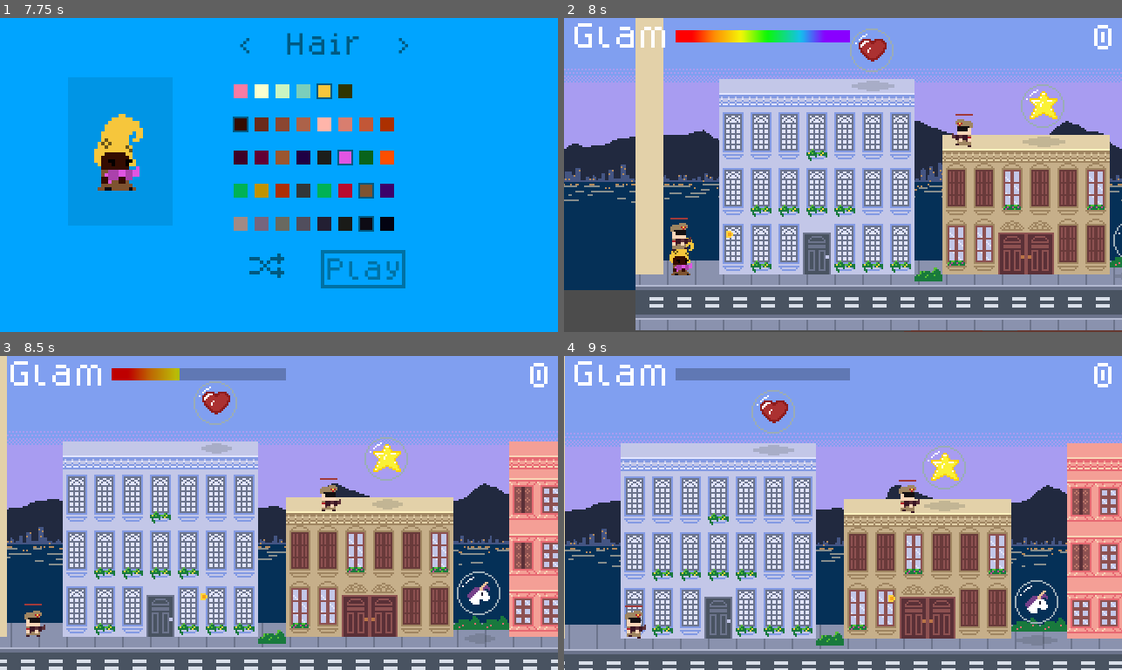
Above: before the commit, frames 1-4 (two rows, left to right).
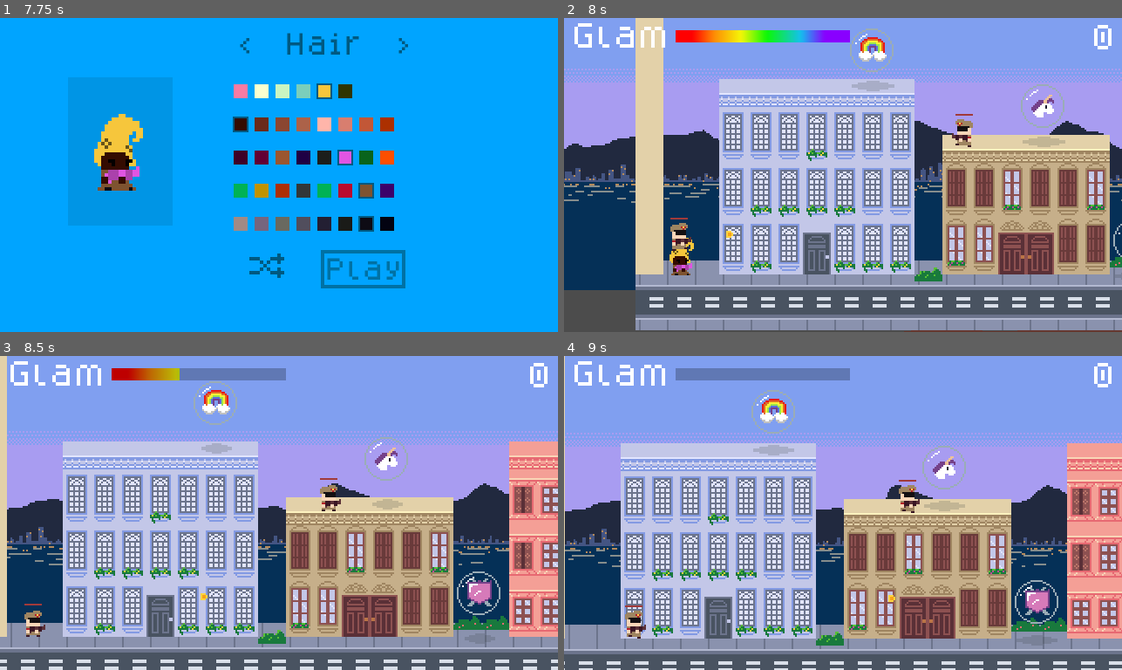
Above: after the commit, the same moments.

Repository: hamiltonromualdo/bring-ur-glam
Game: Godot game, scene res://src/UserInterface/TitleScreen.tscn
The game is run twice, just before and just after one commit, with the same random seed, the same clock (stepped at 60 frames per second) and the same inputs. Sound files missing from this copy of the repository are replaced by a short silence.
Inputs (mouse positions are in pixels of both pictures, inside the frame that each line leads up to):
- Up to frame 1 (7.75 s): tap Enter at 0.5 s; move the mouse to (401, 159) at 0.52 s; hold Right (ui_right) 0.53-2.03 s; tap Space at 1.25 s; move the mouse to (167, 190) at 1.27 s; move the mouse to (334, 105) at 2.02 s; hold Left (ui_left) 2.03-2.78 s; move the mouse to (251, 237) at 2.77 s; hold Right (ui_right) 2.78-4.28 s; move the mouse to (446, 222) at 3.52 s; move the mouse to (111, 127) at 4.27 s; hold Left (ui_left) 4.28-5.03 s; move the mouse to (306, 175) at 5.02 s; hold Right (ui_right) 5.03-5.78 s; move the mouse to (195, 96) at 5.77 s; hold Left (ui_left) 5.78-6.5 s; click "Play" at 6.5 s; click "Play" at 7.25 s
- Up to frame 2 (8 s): no input
- Up to frame 3 (8.5 s): move the mouse to (401, 497) at 8.02 s; hold Left (ui_left) from 8.03 s (still down)
- Up to frame 4 (9 s): move the mouse to (731, 528) at 8.77 s; release Left (ui_left) at 8.78 s; hold Right (ui_right) from 8.78 s (still down)

Frame 1 is identical in both runs. In frame 2, 0.6% of the frame differs, in the area x 52-89%, y 6-33%; in frame 3, 0.9%, in the area x 36-89%, y 10-80%; in frame 4, 0.9%.

Commit message:
Adding rainbow and shield

Diff:
--- a/bring_ur_glam/src/Actors/Player.gd
+++ b/bring_ur_glam/src/Actors/Player.gd
@@ -141,11 +141,11 @@
 
 func _on_PickableItemsDetector_area_entered(area: Area2D) -> void:
     if area is PickableItem:
-        if area.type == PickableItemType.Type.Star:
+        if area.type == PickableItemType.Type.Unicorn:
             PlayerData.score += 5
-        if area.type == PickableItemType.Type.Heart:
+        if area.type == PickableItemType.Type.Rainbow:
             PlayerData.hp += 20
-        if area.type == PickableItemType.Type.Unicorn:
+        if area.type == PickableItemType.Type.Shield:
             set_shield(true)
 
 
--- a/bring_ur_glam/src/Levels/Playground.tscn
+++ b/bring_ur_glam/src/Levels/Playground.tscn
@@ -1910,13 +1910,12 @@
 [node name="AnimatedSprite" type="AnimatedSprite" parent="Decoration"]
 position = Vector2( -712, 171 )
 frames = SubResource( 7 )
-frame = 2
+frame = 1
 playing = true
 
 [node name="AnimatedSprite2" type="AnimatedSprite" parent="Decoration"]
 position = Vector2( 674, 170 )
 frames = SubResource( 7 )
-frame = 1
 playing = true
 
 [node name="DecorationOffset-4" type="TileMap" parent="."]
@@ -1952,14 +1951,15 @@
 
 [node name="Star" parent="." instance=ExtResource( 20 )]
 position = Vector2( -1256, 60 )
-type = 1
+type = 4
 
 [node name="Star2" parent="." instance=ExtResource( 20 )]
 position = Vector2( -1158, 92 )
+type = 2
 
 [node name="Star3" parent="." instance=ExtResource( 20 )]
 position = Vector2( -1105, 169 )
-type = 2
+type = 3
 
 [node name="Enemies" type="Node2D" parent="."]
 
--- a/bring_ur_glam/src/Objects/PickableItem.gd
+++ b/bring_ur_glam/src/Objects/PickableItem.gd
@@ -10,6 +10,8 @@
     PickableItemType.Type.Star: preload("res://assets/objects/star.png"),
     PickableItemType.Type.Heart: preload("res://assets/objects/heart.png"),
     PickableItemType.Type.Unicorn: preload("res://assets/objects/unicorn.png"),
+    PickableItemType.Type.Shield: preload("res://assets/objects/shield.png"),
+    PickableItemType.Type.Rainbow: preload("res://assets/objects/rainbow.png"),
 }
 
 
--- a/bring_ur_glam/src/Objects/PickableItemEnum.gd
+++ b/bring_ur_glam/src/Objects/PickableItemEnum.gd
@@ -3,5 +3,7 @@
 enum Type {
     Star,
     Heart,
-    Unicorn
+    Unicorn,
+    Shield,
+    Rainbow
 }
Binary file added: bring_ur_glam/assets/objects/rainbow.png
Not shown, added: bring_ur_glam/assets/objects/rainbow.png.import
Binary file added: bring_ur_glam/assets/objects/shield.png
Not shown, added: bring_ur_glam/assets/objects/shield.png.import
